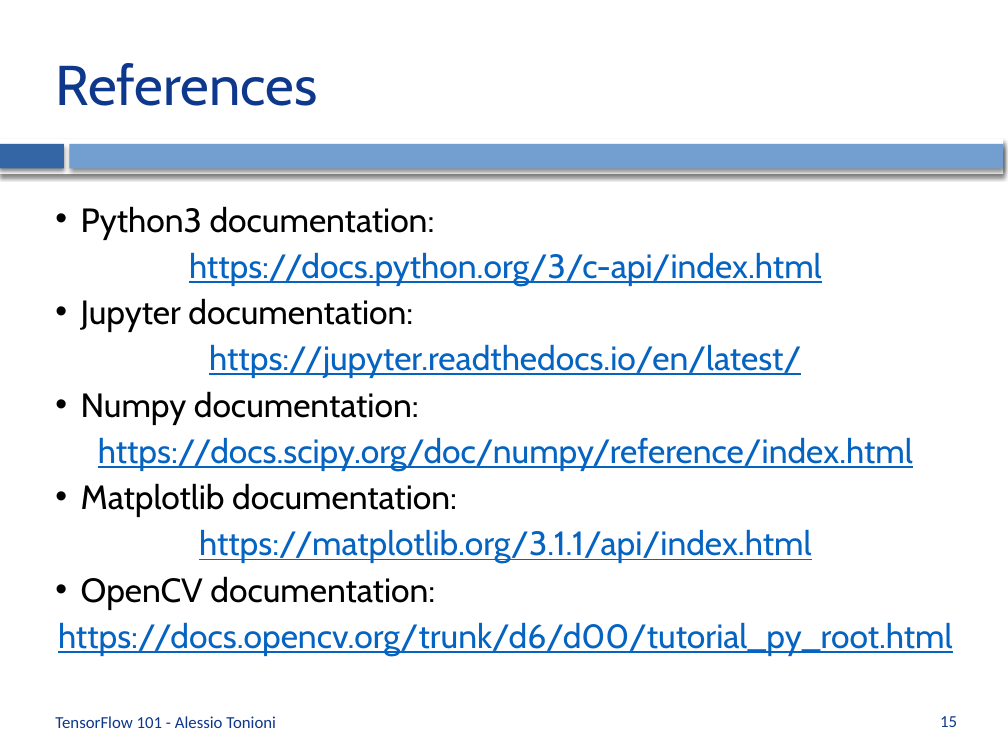
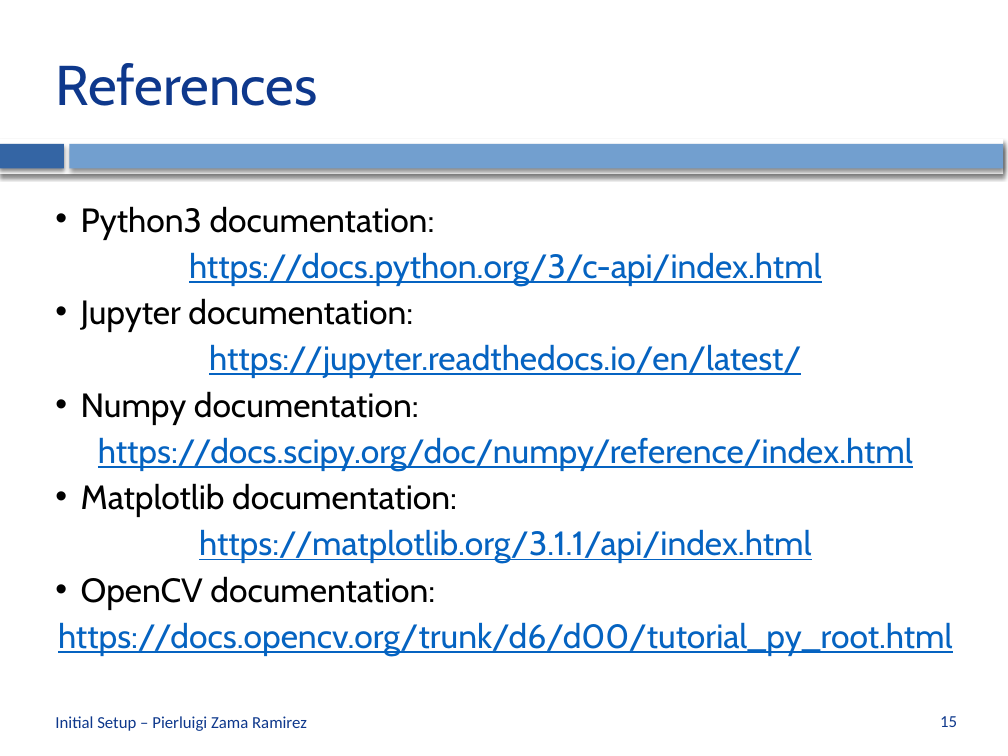
Before and after one commit to CVLAB-Unibo/ComputerVisionImageProcessing-LabSessions, a slide deck: slide 15 of LabSession0 - Initial Setup.pptx. Drawn at 1008x756 pixels with LibreOffice and Linux fonts; fonts in the diff are those of the drawing; background and template pictures are left out. Boxes give left, top, right and bottom in pixels: in the first picture for what was removed or moved away, otherwise in the second. Text is boxed around its words. In the diff, an @@ line names an element or a change of style, - is before the commit and + after.

```diff
--- a/LabSession0 - Initial Setup.pptx
+++ b/LabSession0 - Initial Setup.pptx
@@ text removed at <box>55,716,276,728</box> @@
-TensorFlow 101 - Alessio Tonioni
@@ text added at <box>55,716,307,731</box>, 12 pt, text #0E388C @@
+Initial Setup – Pierluigi Zama Ramirez
```
Also in this commit, not shown: 4 other slides changed, 4 other files.
